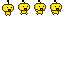
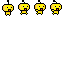
Revision of a layered 64 × 64 image; what changed, layer by layer:
hid "Layer 2 copy 3" over box(44, 0, 62, 14)
removed layer "Layer 2 copy 2" over box(34, 3, 46, 14)
removed layer "Layer 2 copy" over box(7, 3, 30, 15)
painted on "Layer 2" over box(2, 0, 62, 15)
